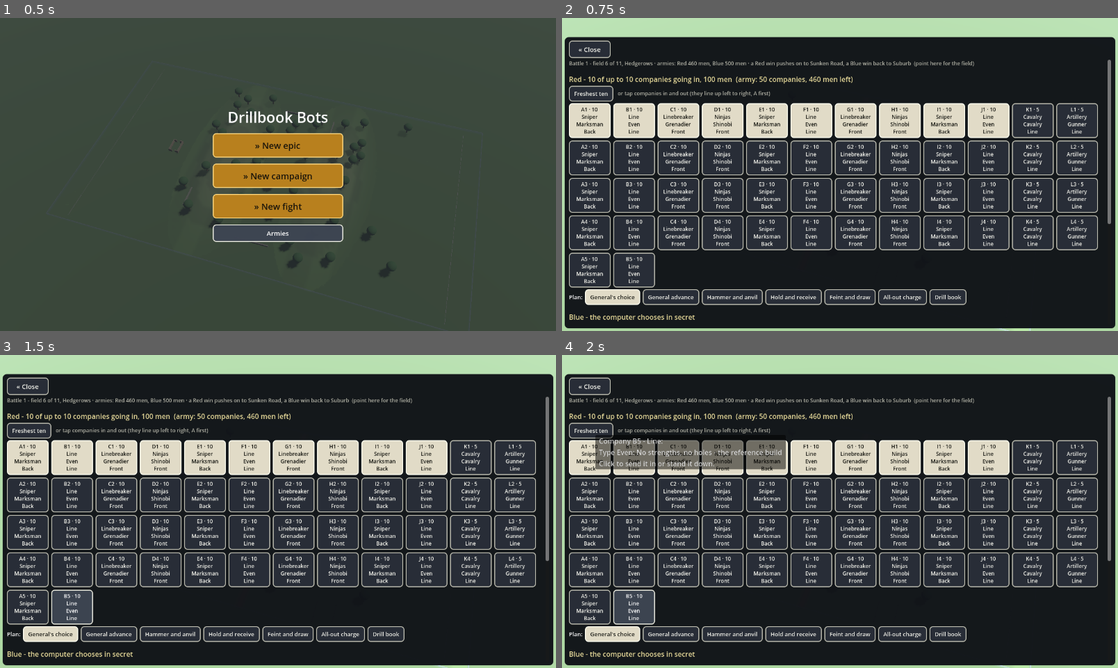
Above: before the commit, frames 1-4 (two rows, left to right).
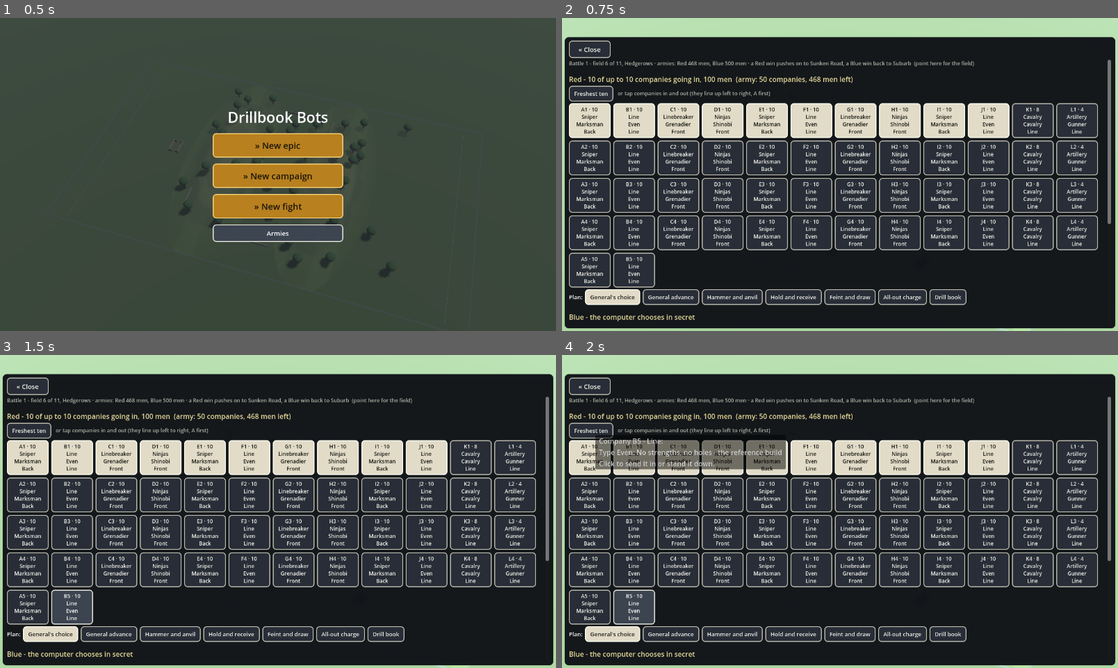
Above: after the commit, the same moments.

Repository: nathandunn/drillbook-bots
Game: Godot game, scene res://scenes/Main.tscn
Same seed, same stepped clock (60 frames per second), same inputs: the game is played once before the commit and once after it.
Inputs:
- Up to frame 1 (0.5 s): no input
- Up to frame 2 (0.75 s): click "» New epic" at 0.5 s
- Up to frame 3 (1.5 s): click "Freshest ten" at 1.25 s
- Up to frame 4 (2 s): no input

Frame 1 is identical in both runs. In frame 2, less than 0.1% of the frame differs, in the area x 23-94%, y 14-66%; in frame 3, less than 0.1%; in frame 4, less than 0.1%.

Commit message:
Unit worth from the exchange-rate lab: a rider 1.25 men of the line, a gunner 2.5 (a gun and its crew ~12 men)
Co-Authored-By: Claude Opus 5.5 <noreply@anthropic.com>
Claude-Session: https://claude.ai/code/session_0151CJsskN2V3a8mXPF74qvd

Diff:
--- a/scripts/soldier_type.gd
+++ b/scripts/soldier_type.gd
@@ -44,7 +44,7 @@
 ## What a man of each type is worth, in men of the line: a company is sized by worth, so a
 ## company of riders or gunners has fewer men than a company of foot (a field gun and its crew
 ## of five count as ten men). Set by the exchange-rate lab (tools/batch/value_gen.py).
-static var VALUE := {"Cavalry": 2.0, "Gunner": 2.0}
+static var VALUE := {"Cavalry": 1.25, "Gunner": 2.5}   # value lab 2026-10-07: 1.21 and 2.42
 
 
 ## The type's description, with what its men are worth when it is more than one man of the line.
@@ -52,7 +52,7 @@
 	var h := String(TYPE_HELP.get(type_name, fallback))
 	var v := float(VALUE.get(type_name, 1.0))
 	if absf(v - 1.0) > 0.01:
-		h += ". Each man is worth %s men of the line, so a company has %s the men" % [("%.1f" % v).trim_suffix(".0"), "half" if absf(v - 2.0) < 0.01 else "1/%s of" % ("%.1f" % v).trim_suffix(".0")]
+		h += ". Each man is worth %s men of the line: a company worth 10 men has %d" % [String.num(v, 2), men_for(type_name, 10)]
 	return h
 
 
